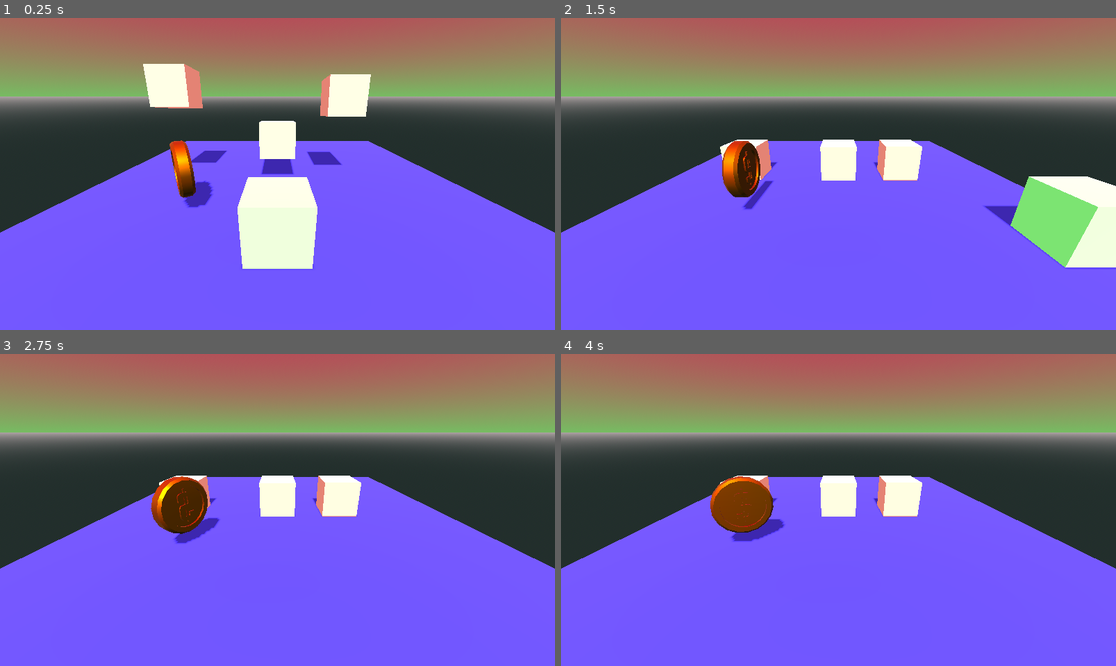
Above: before the commit, frames 1-4 (two rows, left to right).
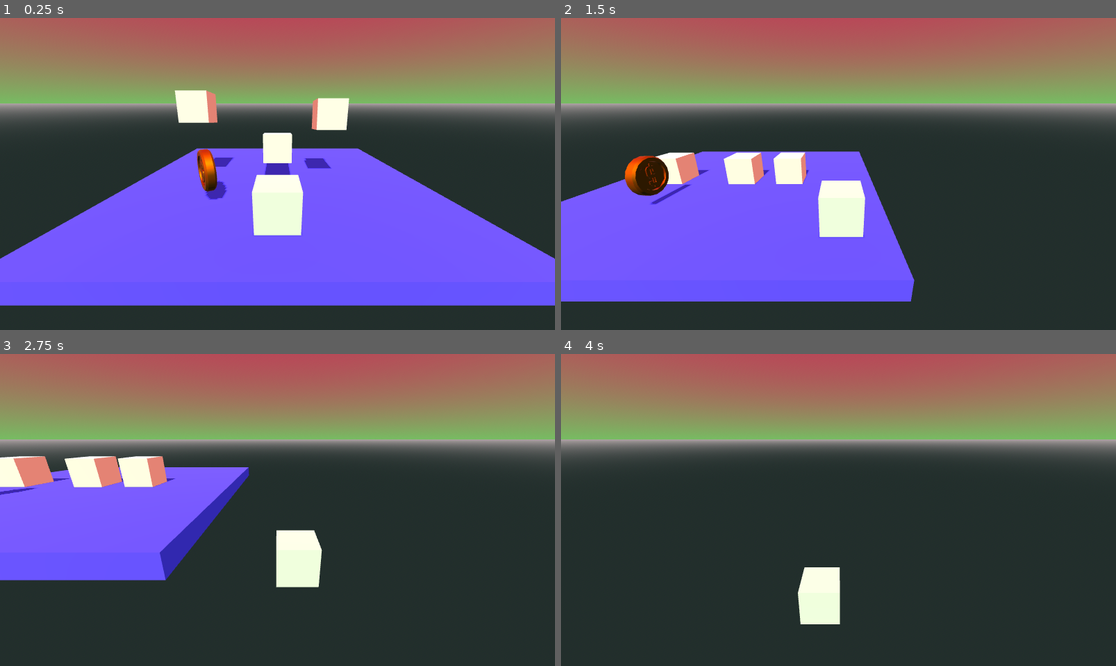
Above: after the commit, the same moments.

Repository: Ehsan-1998/Final-Game-3DPlatformer
Game: Godot game, scene res://Scenes/level_1.tscn
Same seed, same stepped clock (60 frames per second), same inputs: the game is played once before the commit and once after it. The project has no main scene, so this scene is started directly.
Inputs:
- Up to frame 1 (0.25 s): no input
- Up to frame 2 (1.5 s): tap Enter (ui_accept) at 0.5, 0.77 s; hold Right (ui_right) 0.53-1.28 s; hold Down (ui_down) from 1.28 s (still down)
- Up to frame 3 (2.75 s): tap Enter (ui_accept) at 1.52 s; release Down (ui_down) at 2.03 s; hold Right (ui_right) from 2.03 s (still down)
- Up to frame 4 (4 s): release Right (ui_right) at 2.78 s; hold Up (ui_up) 2.78-3.53 s; tap Enter (ui_accept) at 3.02, 3.77 s; hold Left (ui_left) from 3.53 s (still down)

The runs differ from the first frame. In frame 1, 25% of the frame differs, in the area x 0-100%, y 14-100%; in frame 2, 40%; in frame 3, 58%, in the area x 0-100%, y 25-100%; in frame 4, 56%.

Commit message:
set up the camera

Diff:
--- a/3d-platformer/Scenes/level_1.tscn
+++ b/3d-platformer/Scenes/level_1.tscn
@@ -48,9 +48,6 @@
 [node name="Square3" parent="Blocks" instance=ExtResource("1_vk57k")]
 transform = Transform3D(1, 0, 0, 0, 1, 0, 0, 0, 1, -2.7720172, -0.106513605, 1.3861676)
 
-[node name="Camera3D" type="Camera3D" parent="."]
-transform = Transform3D(1, 0, 0, 0, 0.93427294, 0.35655862, 0, -0.35655862, 0.93427294, 0, 2.431777, 6.0346804)
-
 [node name="Floor" type="StaticBody3D" parent="."]
 transform = Transform3D(1, 0, 0, 0, 1, 0, 0, 0, 1, 0, -0.11151719, 0)
 metadata/_edit_group_ = true
--- a/3d-platformer/Scenes/robot.tscn
+++ b/3d-platformer/Scenes/robot.tscn
@@ -18,3 +18,12 @@
 
 [node name="CollisionShape3D" type="CollisionShape3D" parent="."]
 shape = SubResource("BoxShape3D_lp65t")
+
+[node name="Camera_Controller" type="Node3D" parent="."]
+top_level = true
+
+[node name="Target" type="Node3D" parent="Camera_Controller"]
+transform = Transform3D(1, 0, 0, 0, 0.9447889, 0.32767963, 0, -0.32767963, 0.9447889, 0, 1.923761, 4.068209)
+
+[node name="Camera3D" type="Camera3D" parent="Camera_Controller/Target"]
+transform = Transform3D(1, 0, 0, 0, 1, 0, 0, 0, 1, 0, 0.12811549, 0.42597175)
--- a/3d-platformer/Scripts/robot.gd
+++ b/3d-platformer/Scripts/robot.gd
@@ -6,6 +6,9 @@
 
 
 func _physics_process(delta: float) -> void:
+
+
+
 	# Add the gravity.
 	if not is_on_floor():
 		velocity += get_gravity() * delta
@@ -26,3 +29,6 @@
 		velocity.z = move_toward(velocity.z, 0, SPEED)
 
 	move_and_slide()
+
+	#make camera to match the postion of player
+	$Camera_Controller.position = lerp($Camera_Controller.position, position, 0.15)
--- a/3d-platformer/project.godot
+++ b/3d-platformer/project.godot
@@ -17,3 +17,4 @@
 [rendering]
 
 renderer/rendering_method="mobile"
+anti_aliasing/quality/msaa_3d=1
